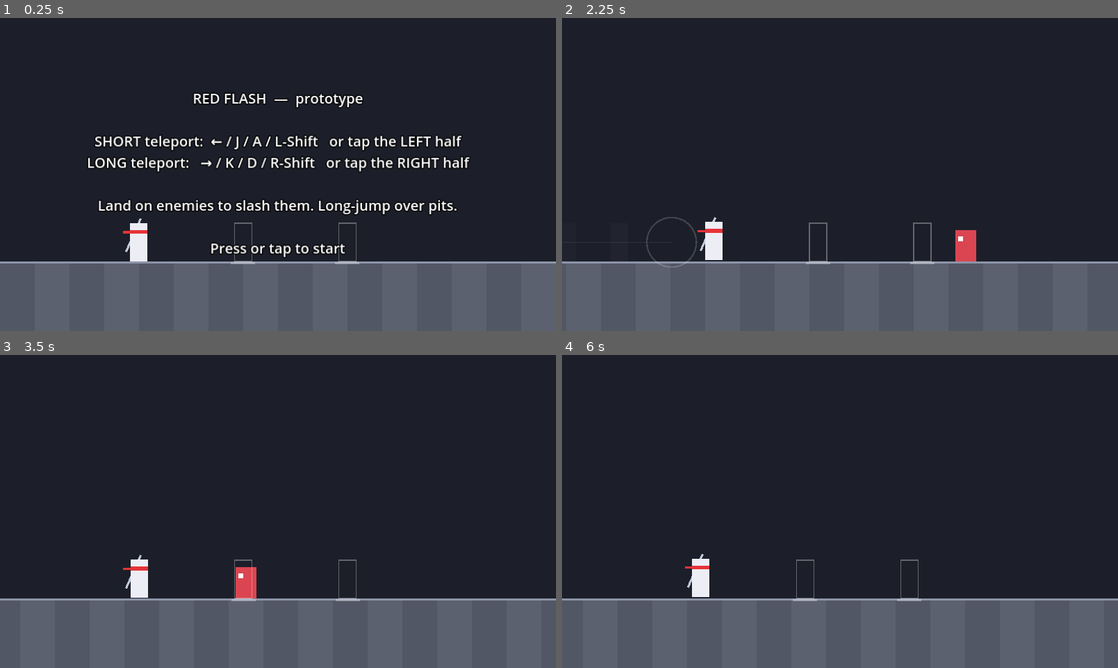
Above: before the commit, frames 1-4 (two rows, left to right).
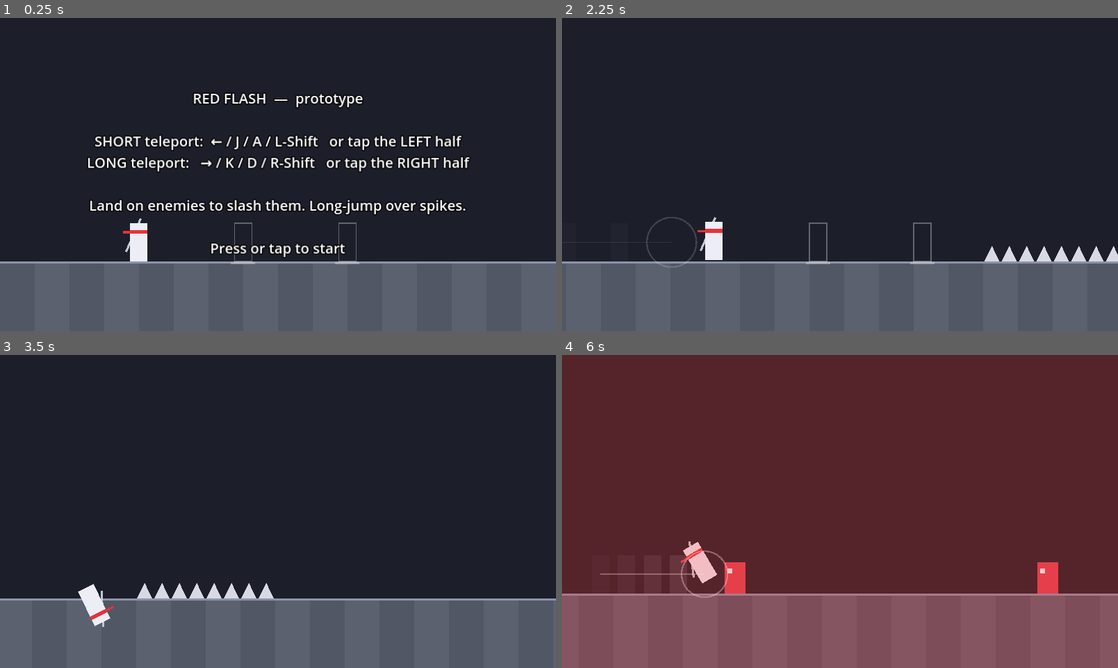
Above: after the commit, the same moments.

Repository: fredsbreads/game-off
Game: Godot game, scene res://scenes/main.tscn
Same seed, same stepped clock (60 frames per second), same inputs: the game is played once before the commit and once after it.
Inputs (mouse positions are in pixels of both pictures, inside the frame that each line leads up to):
- Up to frame 1 (0.25 s): no input
- Up to frame 2 (2.25 s): tap Enter at 0.5 s; move the mouse to (962, 158) at 0.52 s; hold K (tp_long) 0.53-1.28 s; click (962, 158) at 0.67 s; move the mouse to (728, 190) at 1.27 s; tap J (tp_short) at 1.35 s; click (728, 190) at 1.42 s; move the mouse to (895, 105) at 2.02 s; hold K (tp_long) from 2.03 s (still down); click (895, 105) at 2.17 s
- Up to frame 3 (3.5 s): move the mouse to (250, 574) at 2.77 s; release K (tp_long) at 2.78 s; tap J (tp_short) at 2.85 s; click (250, 574) at 2.92 s
- Up to frame 4 (6 s): move the mouse to (1006, 558) at 3.52 s; hold K (tp_long) 3.53-4.28 s; click (1006, 558) at 3.67 s; tap Enter at 4.25, 5.75 s; move the mouse to (673, 464) at 4.27 s; tap J (tp_short) at 4.35, 5.85 s; click (673, 464) at 4.42 s; move the mouse to (867, 511) at 5.02 s; hold K (tp_long) 5.03-5.78 s; click (867, 511) at 5.17 s; move the mouse to (756, 433) at 5.77 s; click (756, 433) at 5.92 s

The runs differ from the first frame. In frame 1, 1.3% of the frame differs, in the area x 16-84%, y 58-63%; in frame 2, 0.9%; in frame 3, 1.7%; in frame 4, 100%, in the area x 0-100%, y 0-100%.

Commit message:
Replace pits with spikes; spikes are the only hazard

Diff:
--- a/scripts/chunks.gd
+++ b/scripts/chunks.gd
@@ -6,7 +6,6 @@
 ## Map legend (one character = one tile):
 ##   .  ground
 ##   E  enemy standing on ground
-##   _  pit
 ##   ^  spikes
 ##
 ## Run `tools/validate_chunks.gd` after editing (see README). It checks the
@@ -16,35 +15,34 @@
 const LIST := [
 	# --- difficulty 1: one idea at a time -------------------------------
 	{"name": "lone_enemy", "difficulty": 1, "map": "......E......."},
-	{"name": "pit", "difficulty": 1, "map": "......____......"},
 	{"name": "spikes", "difficulty": 1, "map": "......^^^^......"},
 	{"name": "two_apart", "difficulty": 1, "map": ".....E........E......"},
 
 	# --- difficulty 2: two ideas back to back --------------------------
-	{"name": "pit_then_enemy", "difficulty": 2, "map": ".....____......E......"},
-	{"name": "enemy_then_pit", "difficulty": 2, "map": ".....E....____......"},
+	{"name": "spikes_then_enemy", "difficulty": 2, "map": ".....^^^^......E......"},
+	{"name": "enemy_then_spikes", "difficulty": 2, "map": ".....E....^^^^......"},
 	{"name": "short_chain", "difficulty": 2, "map": ".....E..E.........."},
 	{"name": "long_chain", "difficulty": 2, "map": ".....E.....E........"},
-	{"name": "wide_pit", "difficulty": 2, "map": "....._____......"},
+	{"name": "wide_spikes", "difficulty": 2, "map": ".....^^^^^......"},
 
 	# --- difficulty 3: short chains, double hazards --------------------
-	{"name": "double_pit", "difficulty": 3, "map": ".....____.....____....."},
+	{"name": "double_spikes", "difficulty": 3, "map": ".....^^^^.....^^^^....."},
 	{"name": "triple_short", "difficulty": 3, "map": ".....E..E..E........"},
 	{"name": "long_short", "difficulty": 3, "map": ".....E.....E..E......"},
-	{"name": "pit_landing_enemy", "difficulty": 3, "map": ".....____.E........."},
-	{"name": "spike_pit", "difficulty": 3, "map": ".....^^^^^.....____....."},
+	{"name": "spikes_landing_enemy", "difficulty": 3, "map": ".....^^^^.E........."},
+	{"name": "spike_pair", "difficulty": 3, "map": ".....^^^^^.....^^^^....."},
 
 	# --- difficulty 4: hazards and enemies mixed -----------------------
-	{"name": "guarded_pit", "difficulty": 4, "map": "......E____......."},
-	{"name": "pit_chain", "difficulty": 4, "map": ".....____.E..E......"},
+	{"name": "guarded_spikes", "difficulty": 4, "map": "......E^^^^......."},
+	{"name": "spikes_chain", "difficulty": 4, "map": ".....^^^^.E..E......"},
 	{"name": "long_long", "difficulty": 4, "map": ".....E.....E.....E......"},
-	{"name": "spike_gauntlet", "difficulty": 4, "map": ".....^^^^.....^^^^^.....____....."},
+	{"name": "spike_gauntlet", "difficulty": 4, "map": ".....^^^^.....^^^^^.....^^^^....."},
 
 	# --- difficulty 5: long chains that switch distance ----------------
 	{"name": "mixed_chain", "difficulty": 5, "map": ".....E..E.....E..E......."},
-	{"name": "pit_enemy_pit", "difficulty": 5, "map": ".....____.E..____......"},
+	{"name": "spikes_enemy_spikes", "difficulty": 5, "map": ".....^^^^.E..^^^^......"},
 	{"name": "dense", "difficulty": 5, "map": ".....E..E..E..E..........."},
-	{"name": "over_and_on", "difficulty": 5, "map": ".....____.E.....E..____......"},
+	{"name": "over_and_on", "difficulty": 5, "map": ".....^^^^.E.....E..^^^^......"},
 ]
 
 
@@ -54,8 +52,6 @@
 	var enemies: Array[float] = []
 	for i in map.length():
 		match map[i]:
-			"_":
-				tiles.append(Rules.Tile.PIT)
 			"^":
 				tiles.append(Rules.Tile.SPIKES)
 			"E":
@@ -70,7 +66,7 @@
 static func validate(map: String) -> Array[String]:
 	var errors: Array[String] = []
 	for i in map.length():
-		if not "._^E".contains(map[i]):
+		if not ".^E".contains(map[i]):
 			errors.append("unknown character '%s' at %d" % [map[i], i])
 	if map.length() < Rules.EDGE_PADDING * 2 + 1:
 		errors.append("too short")
@@ -83,9 +79,9 @@
 	var i := 0
 	var last_hazard_end := -1
 	while i < map.length():
-		if map[i] == "_" or map[i] == "^":
+		if map[i] == "^":
 			var start := i
-			while i < map.length() and (map[i] == "_" or map[i] == "^"):
+			while i < map.length() and map[i] == "^":
 				i += 1
 			var width := i - start
 			if width < Rules.HAZARD_MIN or width > Rules.HAZARD_MAX:
--- a/scripts/hud.gd
+++ b/scripts/hud.gd
@@ -88,7 +88,7 @@
 	var lines := "RED FLASH  —  prototype\n\n"
 	lines += "SHORT teleport:  ← / J / A / L-Shift   or tap the LEFT half\n"
 	lines += "LONG teleport:   → / K / D / R-Shift   or tap the RIGHT half\n\n"
-	lines += "Land on enemies to slash them. Long-jump over pits.\n"
+	lines += "Land on enemies to slash them. Long-jump over spikes.\n"
 	if SHOW_SCORE_UI and best > 0:
 		lines += "\nBest: %d\n" % best
 	lines += "\nPress or tap to start"
--- a/scripts/level.gd
+++ b/scripts/level.gd
@@ -13,7 +13,6 @@
 const GROUND_A := Color(0.36, 0.38, 0.44)
 const GROUND_B := Color(0.32, 0.34, 0.40)
 const GROUND_TOP := Color(0.55, 0.58, 0.66)
-const PIT_COLOR := Color(0.06, 0.06, 0.09)
 const SPIKE_COLOR := Color(0.85, 0.85, 0.9)
 const SIGN_COLOR := Color(0.6, 0.62, 0.7, 0.6)
 
@@ -133,9 +132,6 @@
 	for i in range(first, last + 1):
 		var x0 := i * t
 		var tile := tile_at(i)
-		if tile == Rules.Tile.PIT:
-			draw_rect(Rect2(x0, gy, t, bottom - gy), PIT_COLOR)
-			continue
 		draw_rect(Rect2(x0, gy, t, bottom - gy), GROUND_A if i % 2 == 0 else GROUND_B)
 		draw_rect(Rect2(x0, gy, t, 4), GROUND_TOP)
 		if tile == Rules.Tile.SPIKES:
--- a/scripts/main.gd
+++ b/scripts/main.gd
@@ -136,7 +136,7 @@
 
 	# 3. hazards and enemies
 	if Rules.is_hazard(level.tile_at(player.x)):
-		_die("fall")
+		_die("spikes")
 		return
 	if not level.enemies_at(player.x, Rules.HIT_RADIUS).is_empty():
 		_die("hit")
@@ -162,7 +162,7 @@
 	fx.teleport_trail(from, to)
 
 	if Rules.is_hazard(level.tile_at(to)):
-		_die("fall")
+		_die("spikes")
 		return
 
 	var hit := level.enemies_at(to, Rules.KILL_RADIUS)
--- a/scripts/player.gd
+++ b/scripts/player.gd
@@ -20,20 +20,17 @@
 var _run_time := 0.0
 var _death_offset := Vector2.ZERO
 var _death_velocity := Vector2.ZERO
-var _death_kind := ""
 
 
-func die(kind: String) -> void:
+func die(_kind: String) -> void:
 	alive = false
-	_death_kind = kind
-	_death_velocity = Vector2(0, 120) if kind == "fall" else Vector2(-220, -420)
+	_death_velocity = Vector2(-220, -420)
 
 
 func animate_death(delta: float) -> void:
 	_death_velocity.y += 1600.0 * delta
 	_death_offset += _death_velocity * delta
-	if _death_kind == "hit":
-		rotation -= 8.0 * delta
+	rotation -= 8.0 * delta
 
 
 func _process(delta: float) -> void:
--- a/scripts/rules.gd
+++ b/scripts/rules.gd
@@ -24,7 +24,7 @@
 # Running within this many tiles of a live enemy's centre kills you.
 const HIT_RADIUS := 0.55
 
-# Hazards (pits, spikes) must be too wide for a short jump but clearable
+# Spikes must be too wide for a short jump but clearable
 # with a long one.
 const HAZARD_MIN := 4
 const HAZARD_MAX := 5
@@ -40,7 +40,7 @@
 const COMBO_WINDOW := 1.5       # seconds without a kill before the chain breaks
 const KILL_POINTS := 100        # multiplied by the chain count
 
-enum Tile { GROUND, PIT, SPIKES }
+enum Tile { GROUND, SPIKES }
 
 
 static func speed_at(distance: float) -> float:
